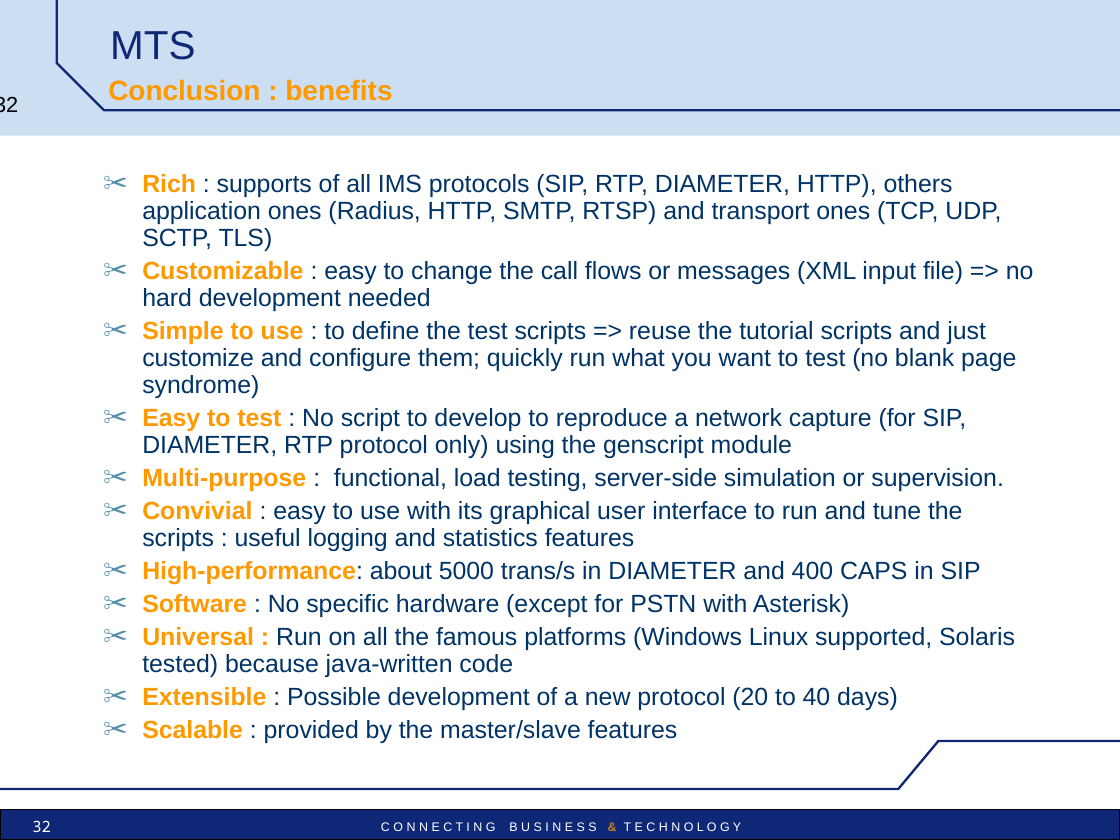
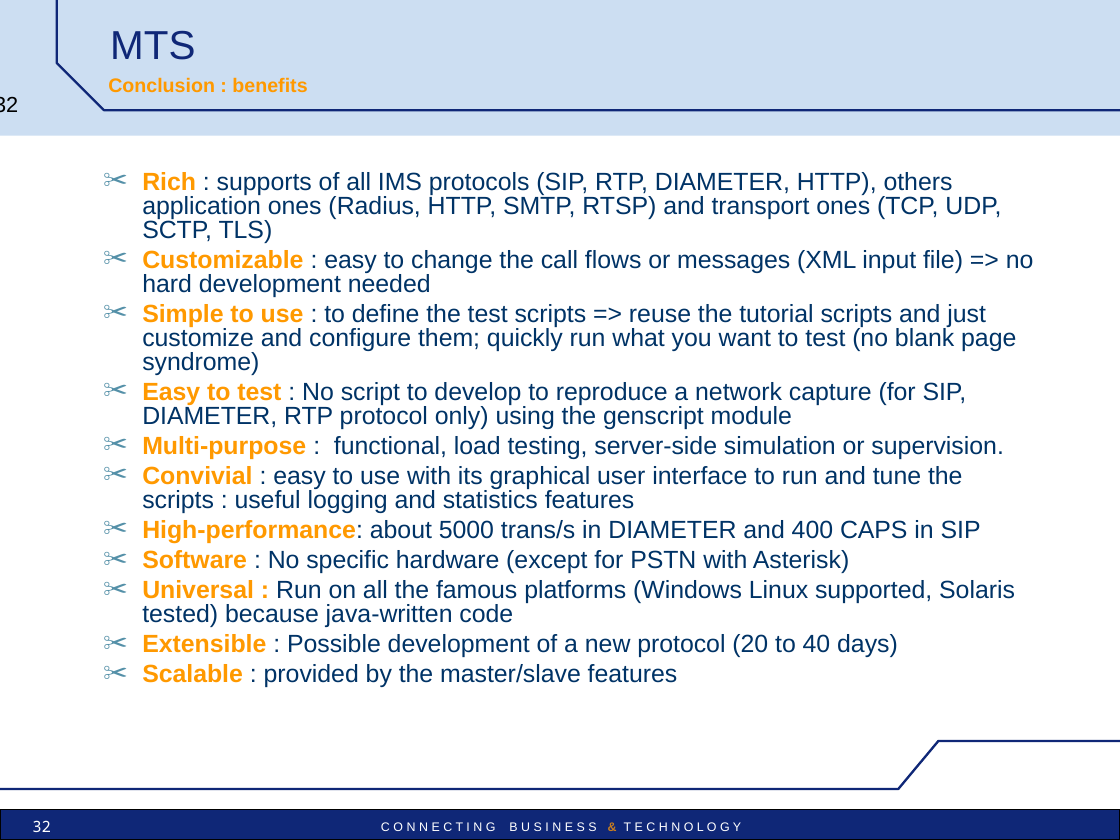
Before and after one commit to uttamhoode9/mts-trunk, a slide deck: slide 32 of mts/src/main/doc/MTS_pres_technical.ppt. Drawn at 1120x840 pixels with LibreOffice and Linux fonts; fonts in the diff are those of the drawing; background and template pictures are left out. Boxes give left, top, right and bottom in pixels: in the first picture for what was removed or moved away, otherwise in the second. Text is boxed around its words. In the diff, an @@ line names an element or a change of style, - is before the commit and + after.

```diff
--- a/mts/src/main/doc/MTS_pres_technical.ppt
+++ b/mts/src/main/doc/MTS_pres_technical.ppt
@@ text "Conclusion : benefits" at <box>108,77,307,93</box>: size 18 to 12.6 pt @@
@@ text "Rich : supports of all ..." at <box>142,172,1034,687</box>: line spacing 0.9 to 0.8 @@
```
Also in this commit, not shown: 31 other slides changed, 6 other files.
